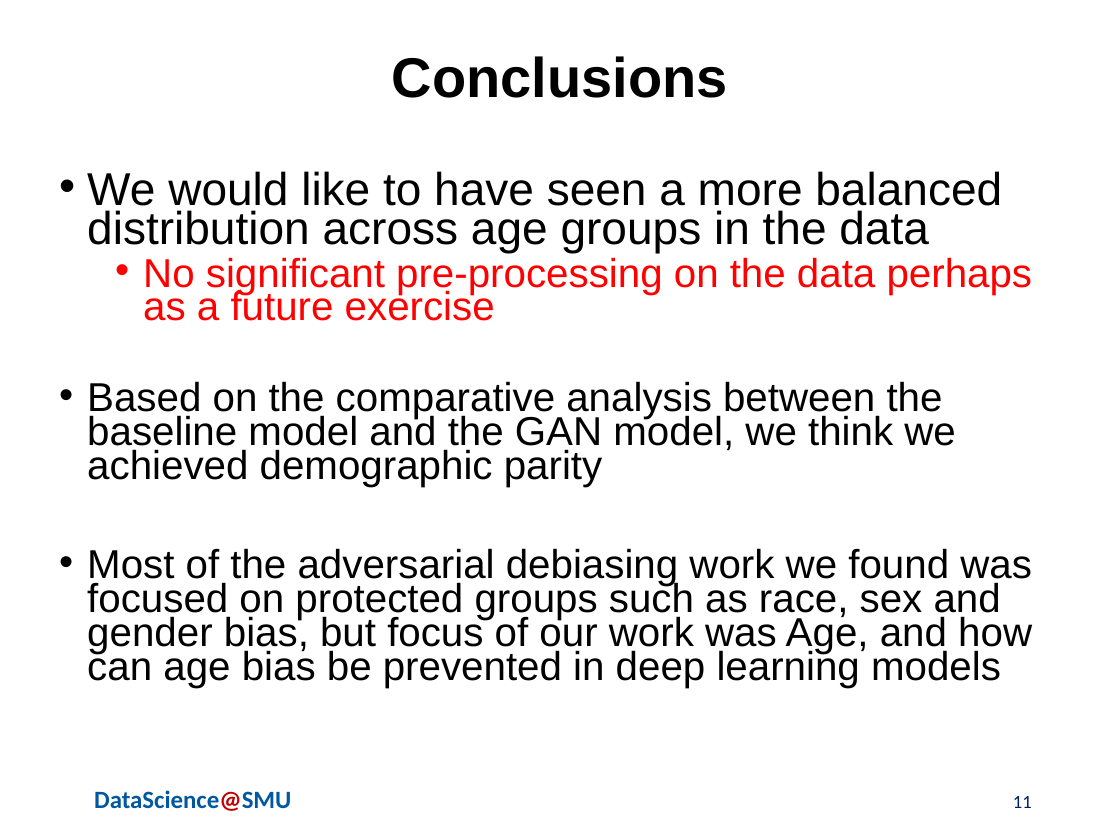
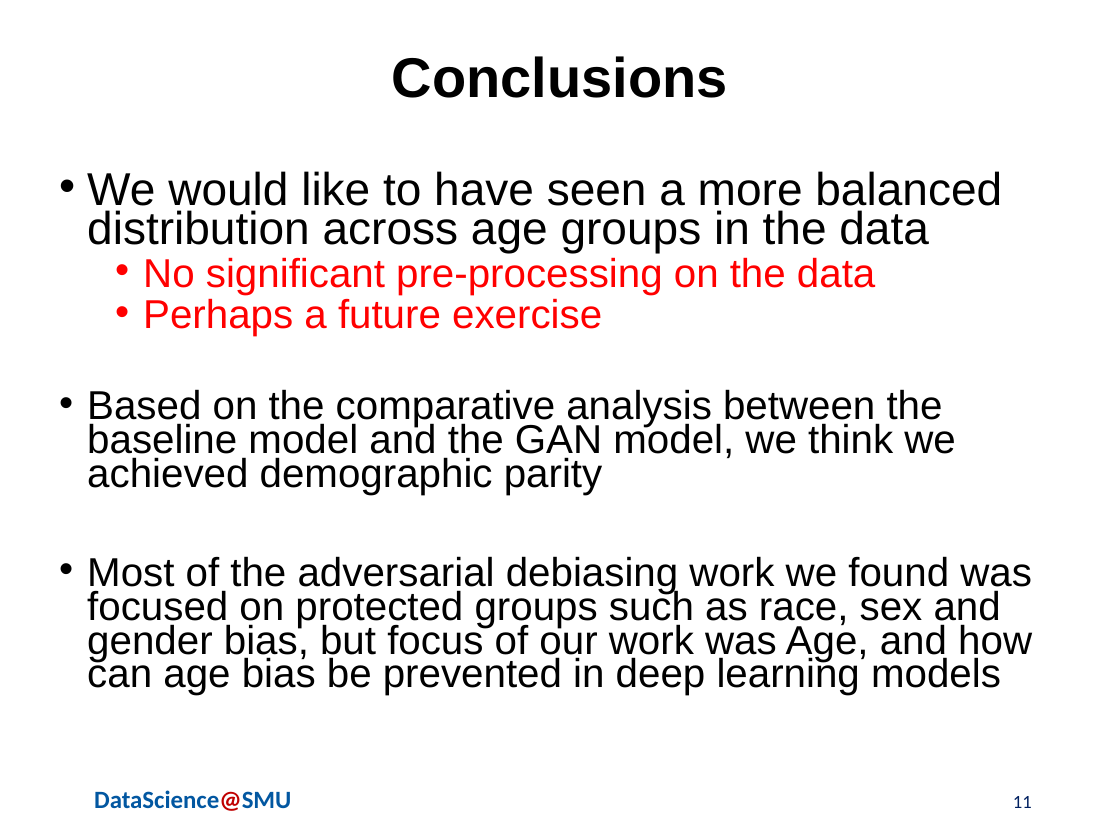
Before and after one commit to skhayden/Reducing-Age-Bias-in-Machine-Learning-An-Algorithmic-Approach, a slide deck: slide 11 of AdversarialBiasPresentation FINAL 7.9.20.pptx. Drawn at 1120x840 pixels with LibreOffice and Linux fonts; fonts in the diff are those of the drawing; background and template pictures are left out. Boxes give left, top, right and bottom in pixels: in the first picture for what was removed or moved away, otherwise in the second. Text is boxed around its words. In the diff, an @@ line names an element or a change of style, - is before the commit and + after.

```diff
--- a/AdversarialBiasPresentation FINAL 7.9.20.pptx
+++ b/AdversarialBiasPresentation FINAL 7.9.20.pptx
@@ text at [143,257,875,336]: text changed @@
-  • No significant pre-processing on the data perhaps as a future exercise
+  • No significant pre-processing on the data
+  • Perhaps a future exercise
```
Also in this commit, not shown: 1 other slide changed.
